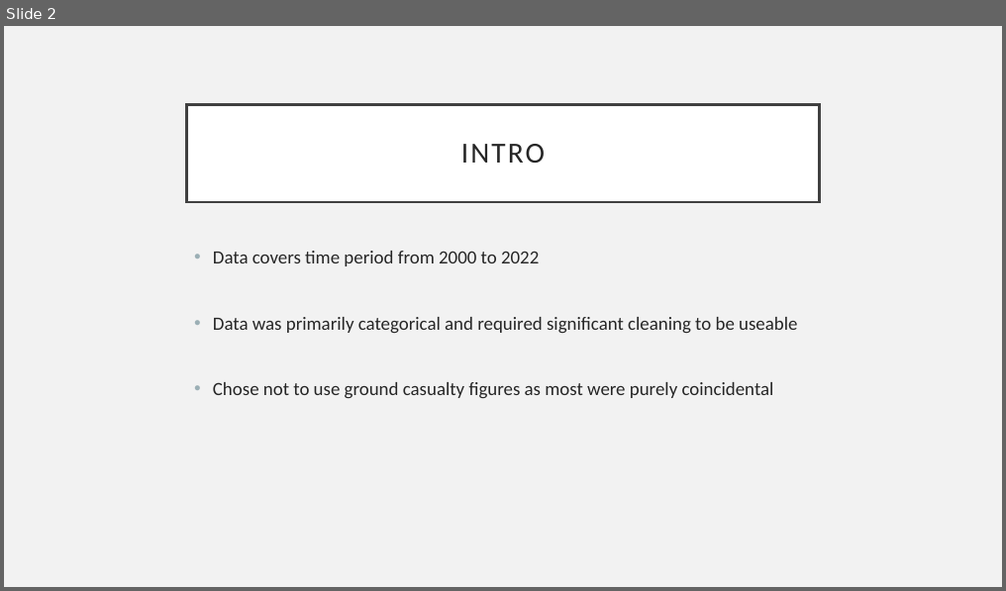
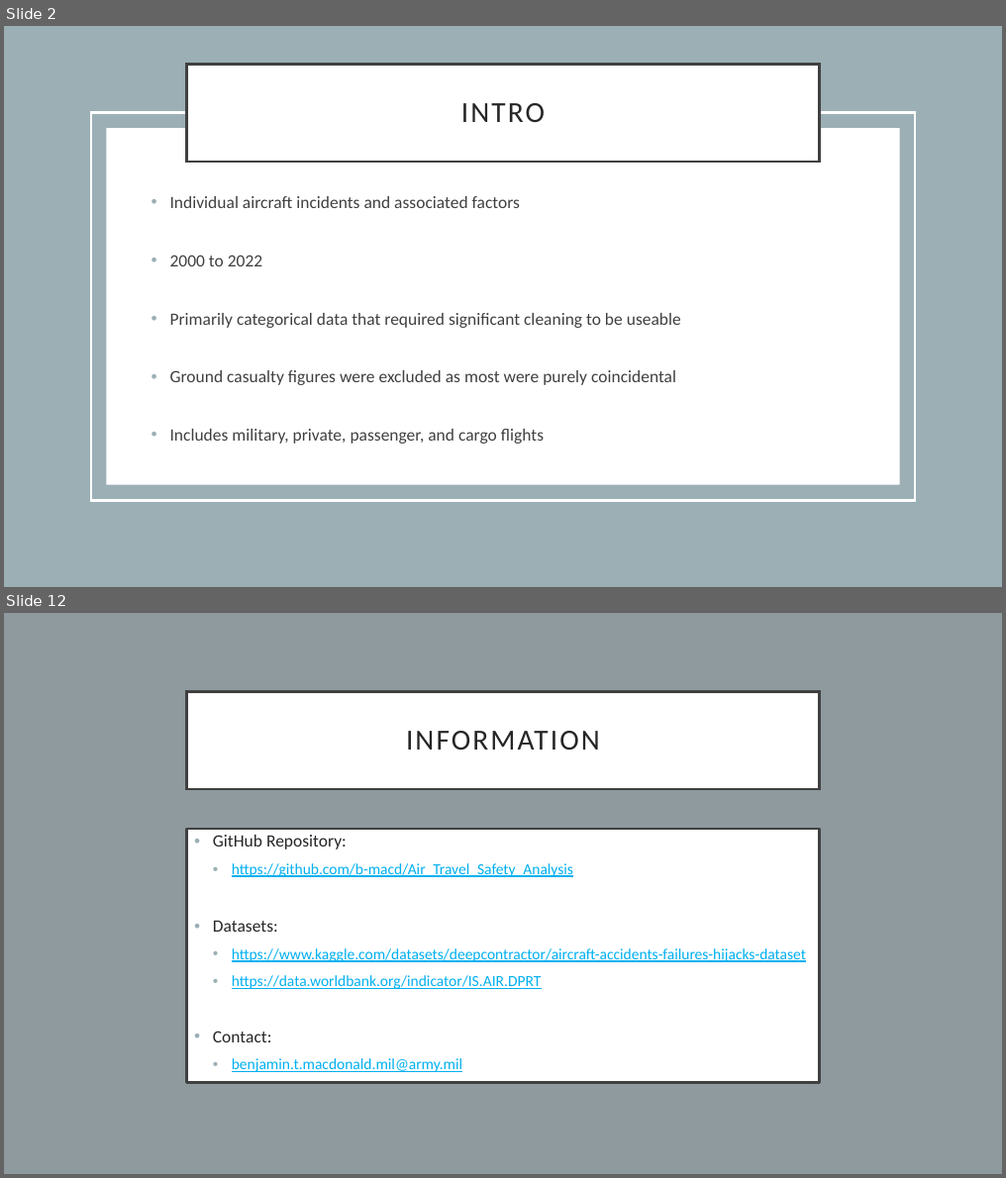
Before and after one commit to b-macd/Air_Travel_Safety_Analysis, a slide deck: Presentation/Presentation1.pptx. Shown one above the other, each under a label of ours: slide 2 before the commit, slides 2 and 12 after it; the slides between them are not shown. The pictures are 1006x591 and 1006x1178 pixels, drawn with LibreOffice and Linux fonts; fonts in the diff are those of the drawing. Boxes give left, top, right and bottom in pixels: in the first picture for what was removed or moved away, otherwise in the second. Text is boxed around its words. In the diff, an @@ line names an element or a change of style, - is before the commit and + after.

```diff
--- a/Presentation/Presentation1.pptx
+++ b/Presentation/Presentation1.pptx
@@ slide 12 added at [4, 613, 1002, 1174], background #8E9A9E @@
@@ title added at [187, 691, 819, 789], fill #FFFFFF, outline #404040 2.5 pt, 28 pt, text #262626 @@
+INFORMATION
@@ text added at [187, 829, 819, 1082], fill #FFFFFF, outline #404040 2.25 pt, 14.8 pt, text #00B0F0, underline @@
+• GitHub Repository:
+  • https://github.com/b-macd/Air_Travel_Safety_Analysis
+• Datasets:
+  • https://www.kaggle.com/datasets/deepcontractor/aircraft-accidents-failures-hijacks-dataset
+  • https://data.worldbank.org/indicator/IS.AIR.DPRT
+• Contact:
+  • benjamin.t.macdonald.mil@army.mil
@@ slide 2 changed as well @@
@@ background #F2F2F2 to #FFFFFF @@
@@ rectangle added at [4, 26, 1002, 587], fill #9BAFB5 @@
@@ title "INTRO": place and size @@
-title "INTRO" at [187, 104, 819, 202]
+title "INTRO" at [187, 65, 819, 162]
@@ rectangle added at [91, 113, 915, 500], outline #FFFFFF 2.5 pt @@
@@ rectangle added at [107, 128, 900, 485], fill #FFFFFF @@
@@ text at [170, 196, 681, 444]: text changed; size 18 to 16.6 pt; text colour #262626 to #404040 @@
-• Data covers time period from 2000 to 2022
-• Data was primarily categorical and required significant cleaning to be useable
-• Chose not to use ground casualty figures as most were purely coincidental
+• Individual aircraft incidents and associated factors
+• 2000 to 2022
+• Primarily categorical data that required significant cleaning to be useable
+• Ground casualty figures were excluded as most were purely coincidental
+• Includes military, private, passenger, and cargo flights
```
Also in this commit, not shown: 2 other slides changed, 10 other slides added, 4 slides removed, 13 other files.
